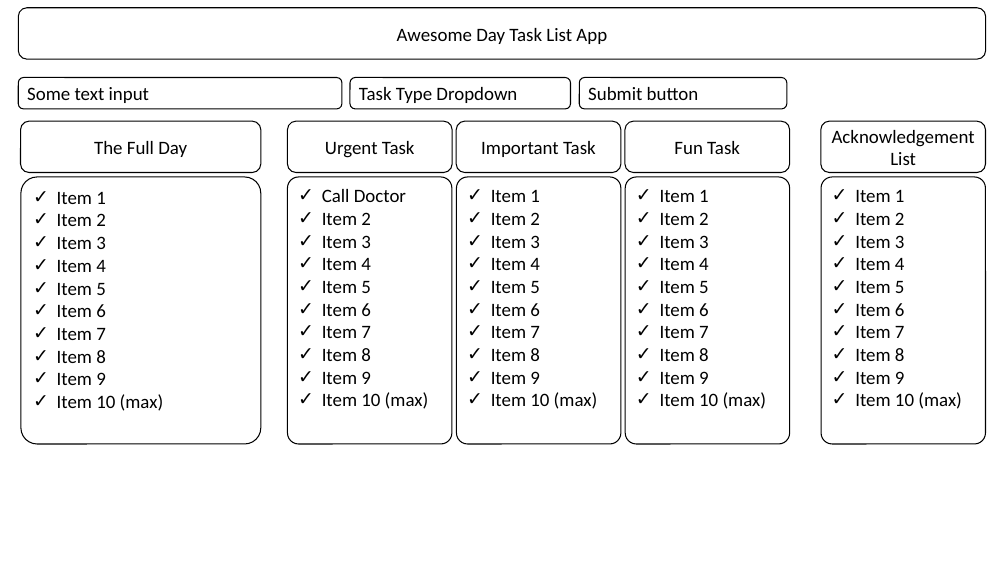
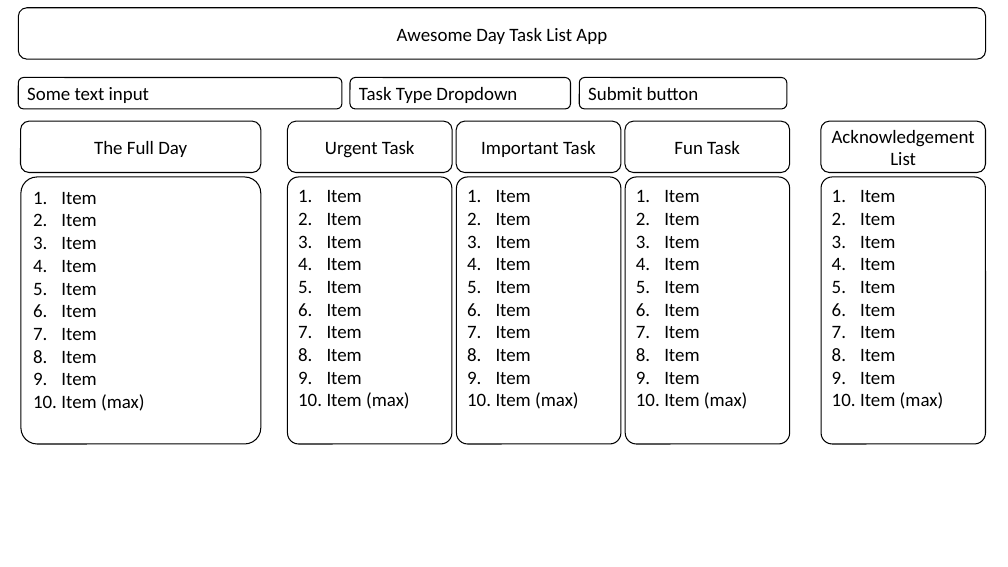
Before and after one commit to justinherfel/code-louisville-js-task-app, a slide deck: slide 1 of extra-files/code-louisville-js-task-app.pptx. Drawn at 1008x567 pixels with LibreOffice and Linux fonts; fonts in the diff are those of the drawing. Boxes give left, top, right and bottom in pixels: in the first picture for what was removed or moved away, otherwise in the second. Text is boxed around its words. In the diff, an @@ line names an element or a change of style, - is before the commit and + after.

```diff
--- a/extra-files/code-louisville-js-task-app.pptx
+++ b/extra-files/code-louisville-js-task-app.pptx
@@ text in rounded rectangle at (61,192,145,411): text changed @@
-✓ Item 1
-✓ Item 2
-✓ Item 3
-✓ Item 4
-✓ Item 5
-✓ Item 6
-✓ Item 7
-✓ Item 8
-✓ Item 9
-✓ Item 10 (max)
+1. Item
+2. Item
+3. Item
+4. Item
+5. Item
+6. Item
+7. Item
+8. Item
+9. Item
+10. Item (max)
@@ text in rounded rectangle at (327,190,410,409): text changed @@
-✓ Call Doctor
-✓ Item 2
-✓ Item 3
-✓ Item 4
-✓ Item 5
-✓ Item 6
-✓ Item 7
-✓ Item 8
-✓ Item 9
-✓ Item 10 (max)
+1. Item
+2. Item
+3. Item
+4. Item
+5. Item
+6. Item
+7. Item
+8. Item
+9. Item
+10. Item (max)
@@ text in rounded rectangle at (496,190,579,409): text changed @@
-✓ Item 1
-✓ Item 2
-✓ Item 3
-✓ Item 4
-✓ Item 5
-✓ Item 6
-✓ Item 7
-✓ Item 8
-✓ Item 9
-✓ Item 10 (max)
+1. Item
+2. Item
+3. Item
+4. Item
+5. Item
+6. Item
+7. Item
+8. Item
+9. Item
+10. Item (max)
@@ text in rounded rectangle at (664,190,748,409): text changed @@
-✓ Item 1
-✓ Item 2
-✓ Item 3
-✓ Item 4
-✓ Item 5
-✓ Item 6
-✓ Item 7
-✓ Item 8
-✓ Item 9
-✓ Item 10 (max)
+1. Item
+2. Item
+3. Item
+4. Item
+5. Item
+6. Item
+7. Item
+8. Item
+9. Item
+10. Item (max)
@@ text in rounded rectangle at (860,190,944,409): text changed @@
-✓ Item 1
-✓ Item 2
-✓ Item 3
-✓ Item 4
-✓ Item 5
-✓ Item 6
-✓ Item 7
-✓ Item 8
-✓ Item 9
-✓ Item 10 (max)
+1. Item
+2. Item
+3. Item
+4. Item
+5. Item
+6. Item
+7. Item
+8. Item
+9. Item
+10. Item (max)
```
Also in this commit, not shown: 1 other file.
